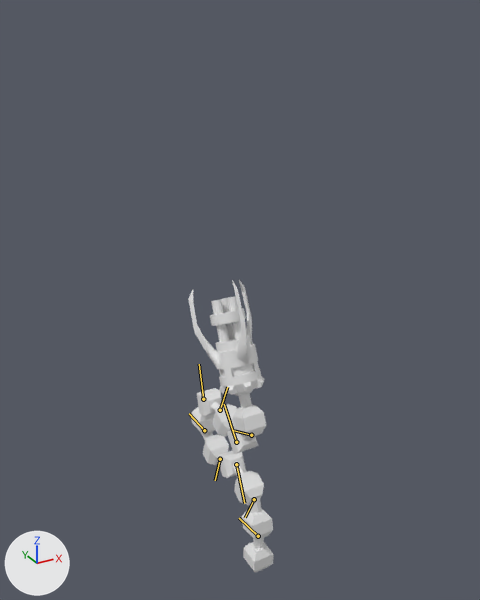
The FBX model プロトタイプ/ShootingGame/Assets/3DObj/Brain_Golem/Balkan_Tentacles.FBX, before and after one commit.
Camera for both pictures: a 50 mm camera at (-200.0, -335.0, 396.0) aimed at (7.0, 41.0, 208.0). Lighting does not change. The marker at lower left points along +X, +Y and +Z. Both versions are drawn at frame 1201 of the action 'Take 001'; the numbers are the values there. The bones that change are drawn over the model as lines.

Objects in the first picture: 'Arm', 'Cable', 'Muzzle'.
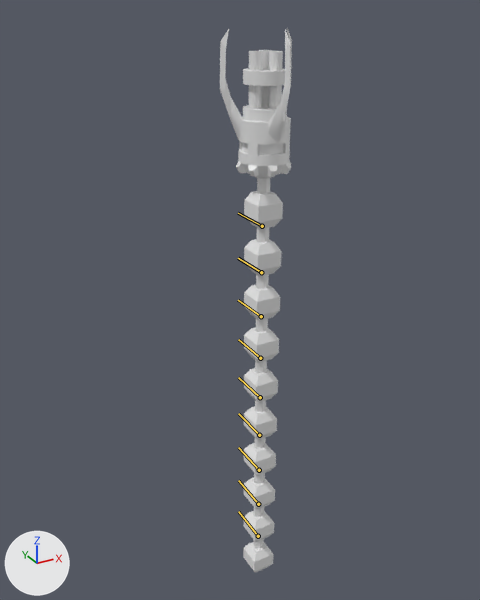
What the commit changed:
Bone 'Bone002' (bone_bone002) turns from (0, 0, 12) to (0, 0, 0) degrees about its own x, y and z.
Bone 'Bone003' (bone_bone003) turns from (0, 0, 52) to (0, 0, 0) degrees about its own x, y and z.
Bone 'Bone004' (bone_bone004) turns from (0, 0, 51) to (0, 0, 0) degrees about its own x, y and z.
Bone 'Bone005' (bone_bone005) turns from (0, 0, -46) to (0, 0, 0) degrees about its own x, y and z.
Bone 'Bone006' (bone_bone006) turns from (0, 0, -69) to (0, 0, 0) degrees about its own x, y and z.
Bone 'Bone007' (bone_bone007) turns from (0, 0, -79) to (0, 0, 0) degrees about its own x, y and z.
Bone 'Bone008' (bone_bone008) turns from (0, 0, -38) to (0, 0, 0) degrees about its own x, y and z.
Bone 'Bone009' (bone_bone009) turns from (0, 0, 68) to (0, 0, 0) degrees about its own x, y and z.
Bone 'Bone010' (bone_bone010) turns from (-5, 4, 72) to (0, 0, 0) degrees about its own x, y and z.

What differs and where, as boxes [x1, y1, x2, y2] in the pictures (480 x 600 px):
'Cable', posed (51% narrower, 114% taller): before [191, 388, 274, 572]; after [243, 178, 283, 572]
'Arm', posed (6% narrower, 30% taller): before [188, 280, 265, 396]; after [220, 28, 292, 179]
'Muzzle', posed: before [211, 296, 241, 343]; after [249, 50, 283, 109]
bone 'Bone002', root to tip: before (258, 536) to (239, 518); after (258, 536) to (238, 511)
bone 'Bone003', root to tip: before (254, 499) to (245, 517); after (258, 504) to (238, 480)
bone 'Bone004', root to tip: before (236, 464) to (244, 503); after (259, 470) to (238, 447)
bone 'Bone005', root to tip: before (220, 459) to (215, 480); after (259, 435) to (238, 413)
bone 'Bone006', root to tip: before (204, 430) to (189, 413); after (260, 397) to (238, 377)
bone 'Bone007', root to tip: before (203, 399) to (199, 364); after (260, 358) to (238, 339)
bone 'Bone008', root to tip: before (220, 410) to (227, 387); after (261, 316) to (238, 300)
bone 'Bone009', root to tip: before (236, 442) to (224, 404); after (261, 272) to (238, 258)
bone 'Bone010', root to tip: before (251, 435) to (233, 430); after (262, 226) to (238, 213)
